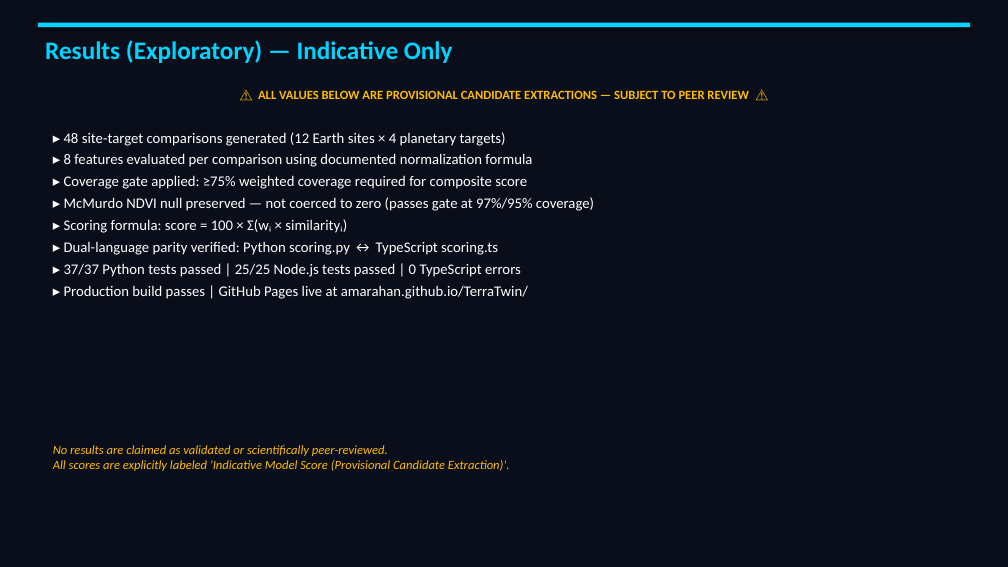
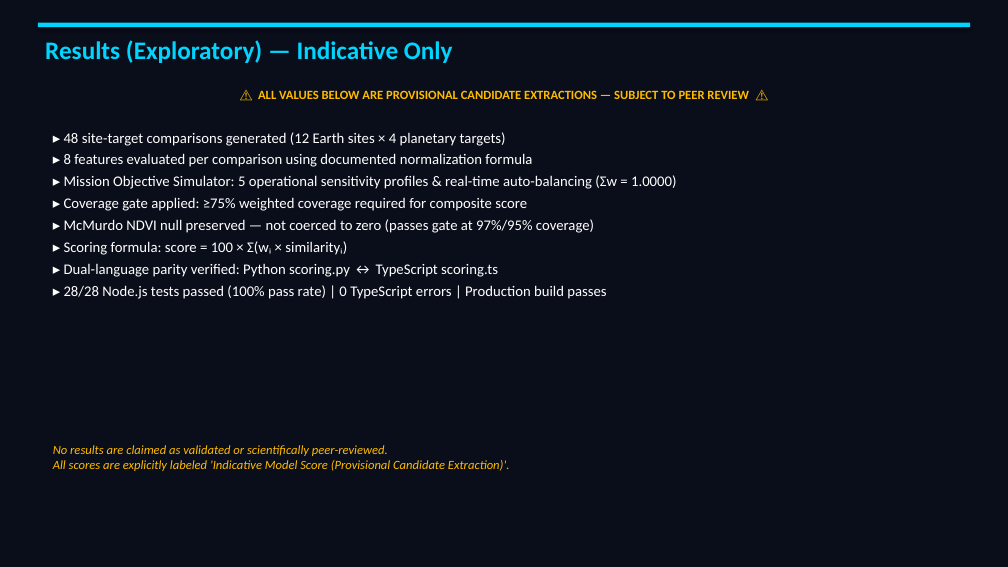
Before and after one commit to Amarahan/TerraTwin, a slide deck: slide 6 of submission/TerraTwin_Final_Demo.pptx. Drawn at 1008x567 pixels with LibreOffice and Linux fonts; fonts in the diff are those of the drawing. Boxes give left, top, right and bottom in pixels: in the first picture for what was removed or moved away, otherwise in the second. Text is boxed around its words. In the diff, an @@ line names an element or a change of style, - is before the commit and + after.

Commit message:
docs(presentation): update PPT decks with Mission Objective Simulator and test verification

```diff
--- a/submission/TerraTwin_Final_Demo.pptx
+++ b/submission/TerraTwin_Final_Demo.pptx
@@ text at [64,175,676,189]: paragraph added @@
+▸ Mission Objective Simulator: 5 operational sensitivity profiles & real-time auto-balancing (Σw = 1.0000)
@@ text at [64,285,606,299]: text changed @@
-▸ 37/37 Python tests passed | 25/25 Node.js tests passed | 0 TypeScript errors
-▸ Production build passes | GitHub Pages live at amarahan.github.io/TerraTwin/
+▸ 28/28 Node.js tests passed (100% pass rate) | 0 TypeScript errors | Production build passes
```
Also in this commit, not shown: 2 other slides changed, 3 other files.
